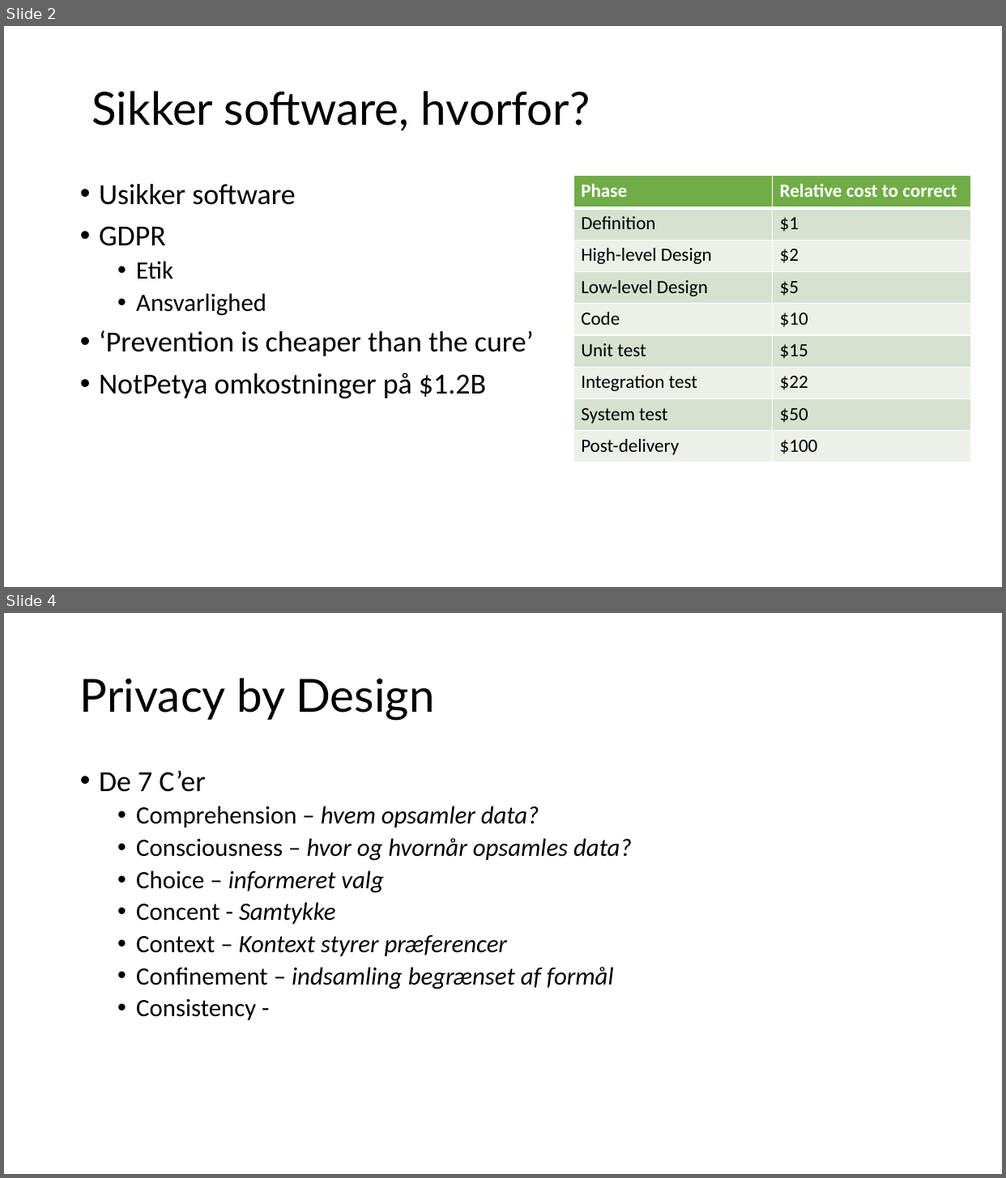
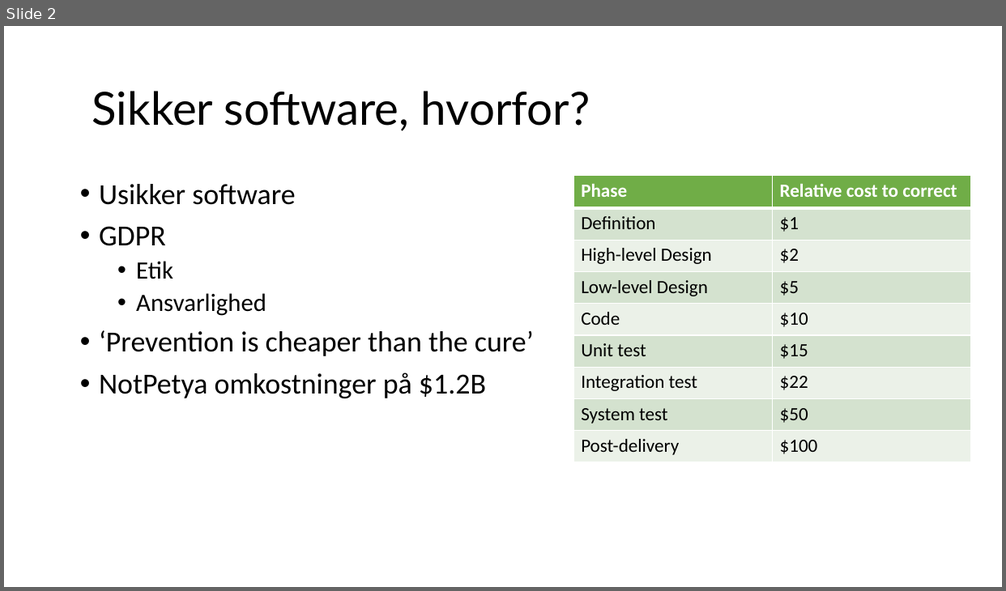
Before and after one commit to Kristiansax/kea-software-security-exam-slides, a slide deck: 1- Trusler mod software.pptx. Shown one above the other, each under a label of ours: slides 2 and 4 before the commit, slide 2 after it; the slides between them are not shown. The pictures are 1006x1178 and 1006x591 pixels, drawn with LibreOffice and Linux fonts; fonts in the diff are those of the drawing. Boxes give left, top, right and bottom in pixels: in the first picture for what was removed or moved away, otherwise in the second. Text is boxed around its words. In the diff, an @@ line names an element or a change of style, - is before the commit and + after.

```diff
--- a/1- Trusler mod software.pptx
+++ b/1- Trusler mod software.pptx
@@ slide 4 removed at bbox=[4, 613, 1002, 1174], background #FFFFFF @@
@@ title removed at bbox=[80, 678, 434, 720] @@
-Privacy by Design
@@ text removed at bbox=[99, 771, 632, 1020] @@
-• De 7 C’er
-  • Comprehension – hvem opsamler data?
-  • Consciousness – hvor og hvornår opsamles data?
-  • Choice – informeret valg
-  • Concent - Samtykke
-  • Context – Kontext styrer præferencer
-  • Confinement – indsamling begrænset af formål
-  • Consistency -
```
Also in this commit, not shown: 1 slide changed, 1 slide added, 4 other slides removed, 6 other files.
